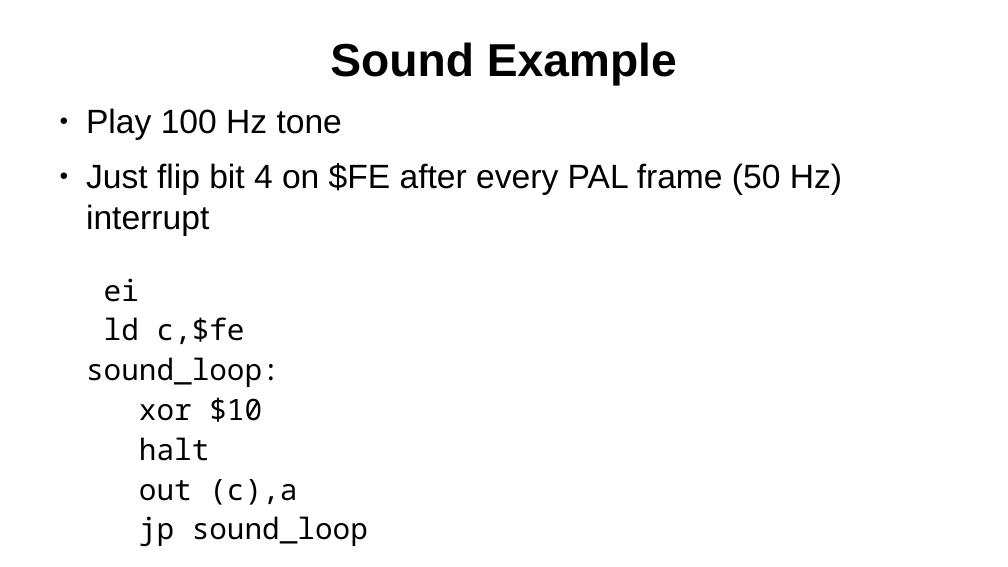
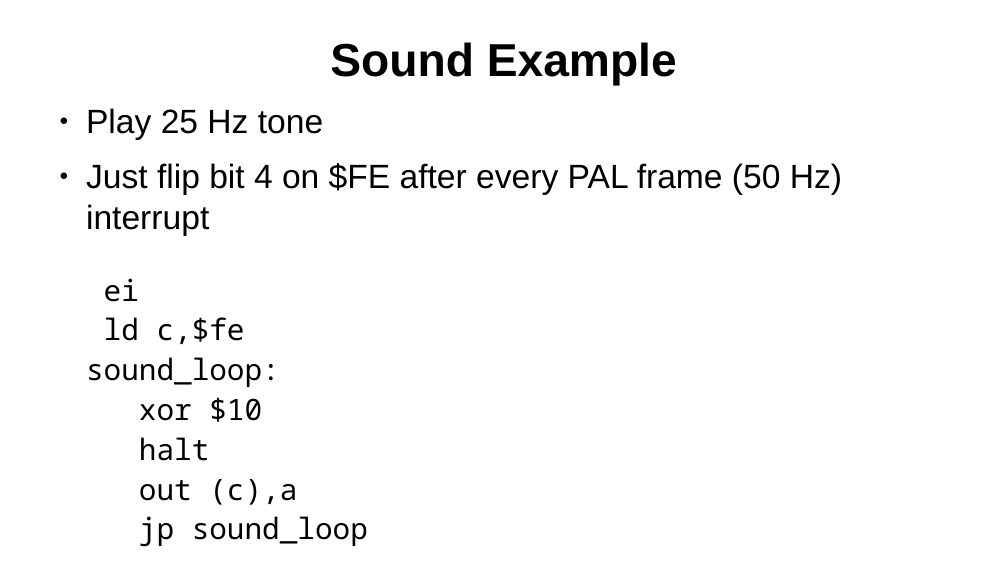
Before and after one commit to SlithyMatt/zxs-assembly-tutorial, a slide deck: slide 18 of Lesson8/Lesson8.odp. Drawn at 1008x567 pixels with LibreOffice and Linux fonts; fonts in the diff are those of the drawing. Boxes give left, top, right and bottom in pixels: in the first picture for what was removed or moved away, otherwise in the second. Text is boxed around its words. In the diff, an @@ line names an element or a change of style, - is before the commit and + after.

Commit message:
fixed example frequency 25 Hz

```diff
--- a/Lesson8/Lesson8.odp
+++ b/Lesson8/Lesson8.odp
@@ text at (86, 108, 323, 140): text changed @@
-● Play 100 Hz tone
+● Play 25 Hz tone
```
